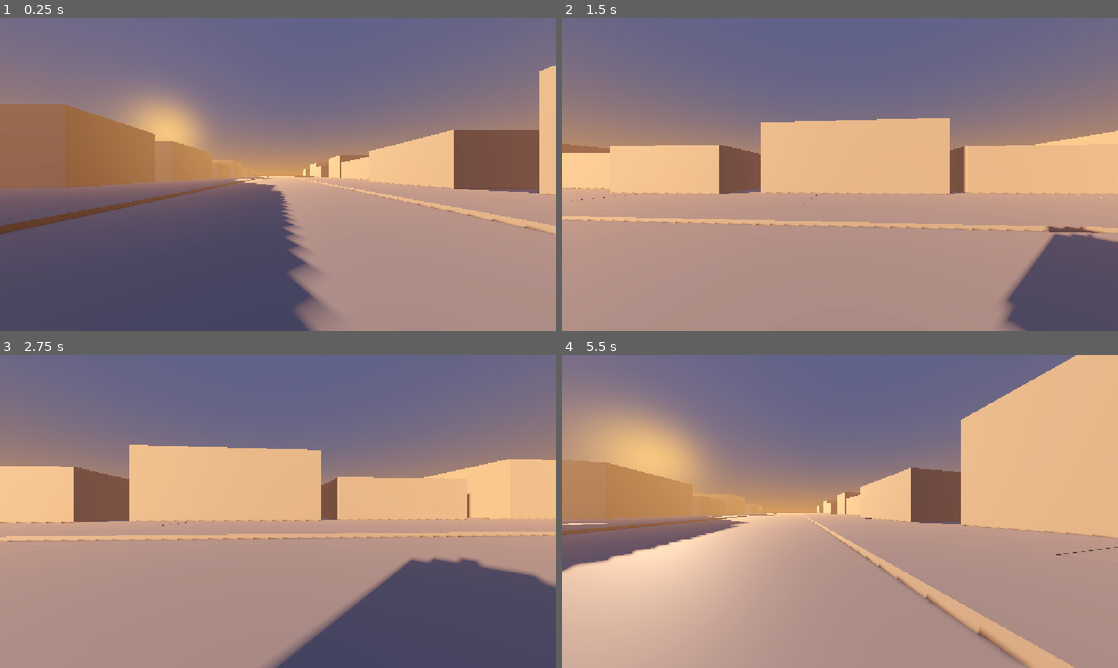
Above: before the commit, frames 1-4 (two rows, left to right).
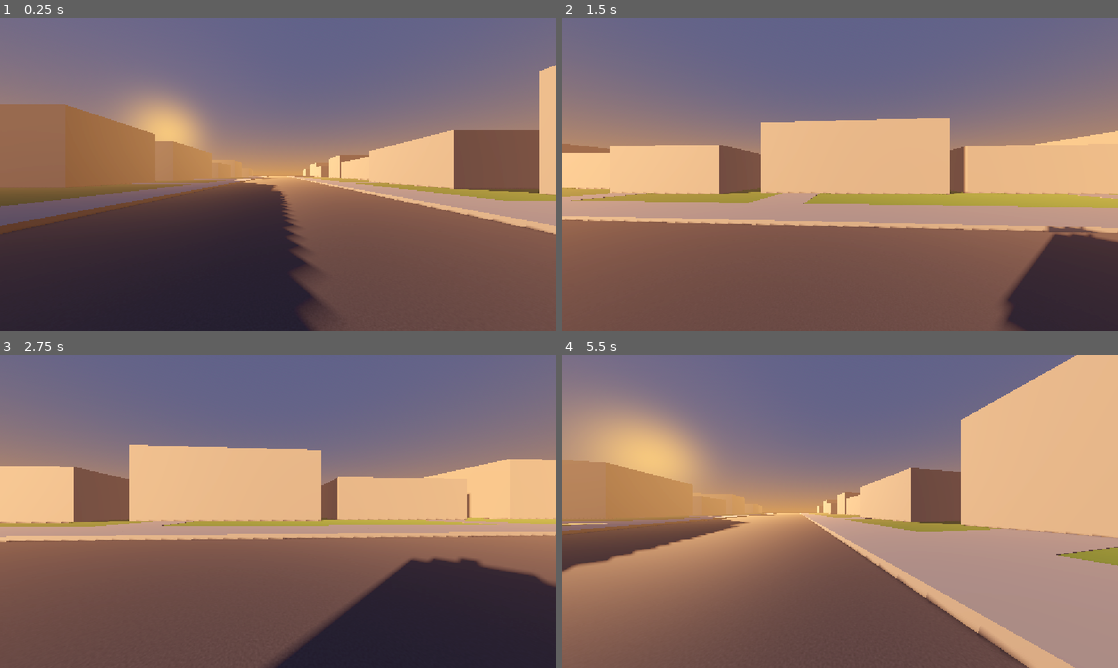
Above: after the commit, the same moments.

Repository: Concoctorydev/streetlight-static
Game: Godot game, scene res://scenes/street.tscn
Two runs of this game, one before a commit and one after it. Both use one fixed random seed, a clock stepped at 60 frames per second and the inputs below.
Inputs:
- Up to frame 1 (0.25 s): no input
- Up to frame 2 (1.5 s): hold Right (move_right) 0.53-1.28 s; tap L (look_left) at 0.6 s; tap Space (jump) at 0.77 s; hold Down (brake) from 1.28 s (still down); tap R (look_right) at 1.35 s
- Up to frame 3 (2.75 s): tap Space (jump) at 1.52 s; tap Enter at 2 s; release Down (brake) at 2.03 s; hold Right (move_right) from 2.03 s (still down); tap B (toggle_board) at 2.1 s
- Up to frame 4 (5.5 s): release Right (move_right) at 2.78 s; hold Up (move_forward) 2.78-3.53 s; tap L (look_left) at 2.85, 5.1 s; tap Space (jump) at 3.02, 3.77, 4.52 s; hold Left (move_left) 3.53-5.03 s; tap R (look_right) at 3.6 s; tap B (toggle_board) at 4.35 s; hold Down (brake) from 5.03 s (still down)

The runs differ from the first frame. In frame 1, 42% of the frame differs, in the area x 0-100%, y 50-100%; in frame 2, 36%; in frame 3, 43%, in the area x 0-100%, y 52-100%; in frame 4, 31%.

Commit message:
add grass and asphalt material

Diff:
--- /dev/null
+++ b/streetlight-static/assets/materials/asphalt.tres
@@ -0,0 +1,16 @@
+[gd_resource type="StandardMaterial3D" format=3 uid="uid://cryab0iwwu10h"]
+
+[sub_resource type="Gradient" id="Gradient_8xqkc"]
+colors = PackedColorArray(0.24313726, 0.24313726, 0.26666668, 1, 0.3372549, 0.3372549, 0.36078432, 1)
+
+[sub_resource type="FastNoiseLite" id="FastNoiseLite_c82c8"]
+frequency = 0.1
+
+[sub_resource type="NoiseTexture2D" id="NoiseTexture2D_gjj3c"]
+noise = SubResource("FastNoiseLite_c82c8")
+color_ramp = SubResource("Gradient_8xqkc")
+seamless = true
+
+[resource]
+albedo_texture = SubResource("NoiseTexture2D_gjj3c")
+uv1_triplanar = true
--- /dev/null
+++ b/streetlight-static/assets/materials/grass.tres
@@ -0,0 +1,17 @@
+[gd_resource type="StandardMaterial3D" format=3 uid="uid://djrk66jlgnod7"]
+
+[sub_resource type="Gradient" id="Gradient_c82c8"]
+colors = PackedColorArray(0.28871685, 0.42372397, 0.1898683, 1, 0.37718445, 0.5376122, 0.23879397, 1)
+
+[sub_resource type="FastNoiseLite" id="FastNoiseLite_prref"]
+frequency = 0.07
+
+[sub_resource type="NoiseTexture2D" id="NoiseTexture2D_3jguq"]
+noise = SubResource("FastNoiseLite_prref")
+color_ramp = SubResource("Gradient_c82c8")
+seamless = true
+
+[resource]
+albedo_texture = SubResource("NoiseTexture2D_3jguq")
+uv1_triplanar = true
+uv1_triplanar_sharpness = 0.2
--- a/streetlight-static/scenes/street.tscn
+++ b/streetlight-static/scenes/street.tscn
@@ -1,6 +1,8 @@
 [gd_scene format=3 uid="uid://dk1hpvdc8rqic"]
 
+[ext_resource type="Material" uid="uid://cryab0iwwu10h" path="res://assets/materials/asphalt.tres" id="1_3ffmx"]
 [ext_resource type="Script" uid="uid://c466re6d6jo46" path="res://scripts/player.gd" id="1_tr5t1"]
+[ext_resource type="Material" uid="uid://djrk66jlgnod7" path="res://assets/materials/grass.tres" id="2_l8dq3"]
 
 [sub_resource type="ProceduralSkyMaterial" id="ProceduralSkyMaterial_nfbhi"]
 sky_top_color = Color(0.3372549, 0.38431373, 0.56078434, 1)
@@ -53,6 +55,7 @@
 
 [node name="MeshInstance3D" type="MeshInstance3D" parent="ground" unique_id=1658403224]
 mesh = SubResource("PlaneMesh_k4tht")
+surface_material_override/0 = ExtResource("1_3ffmx")
 
 [node name="CollisionShape3D" type="CollisionShape3D" parent="ground" unique_id=1843239331]
 transform = Transform3D(1, 0, 0, 0, 1, 0, 0, 0, 1, 0, -0.1, 0)
@@ -536,8 +539,10 @@
 transform = Transform3D(1, 0, 0, 0, 1, 0, 0, 0, 1, 29, 0.04, 0)
 use_collision = true
 size = Vector3(42, 0.2, 200)
+material = ExtResource("2_l8dq3")
 
 [node name="yardsLeft" type="CSGBox3D" parent="graybox" unique_id=885877717 groups=["grass"]]
 transform = Transform3D(1, 0, 0, 0, 1, 0, 0, 0, 1, -29, 0.04, 0)
 use_collision = true
 size = Vector3(42, 0.2, 200)
+material = ExtResource("2_l8dq3")
